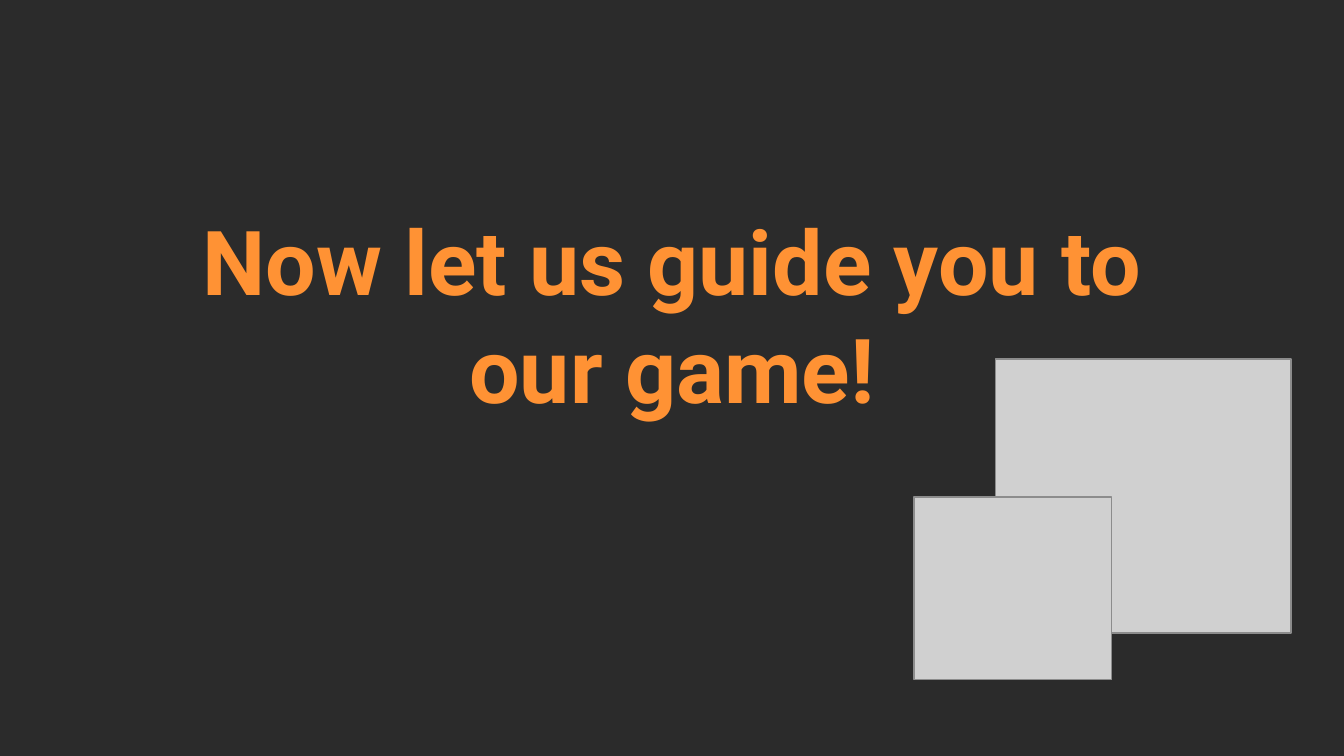
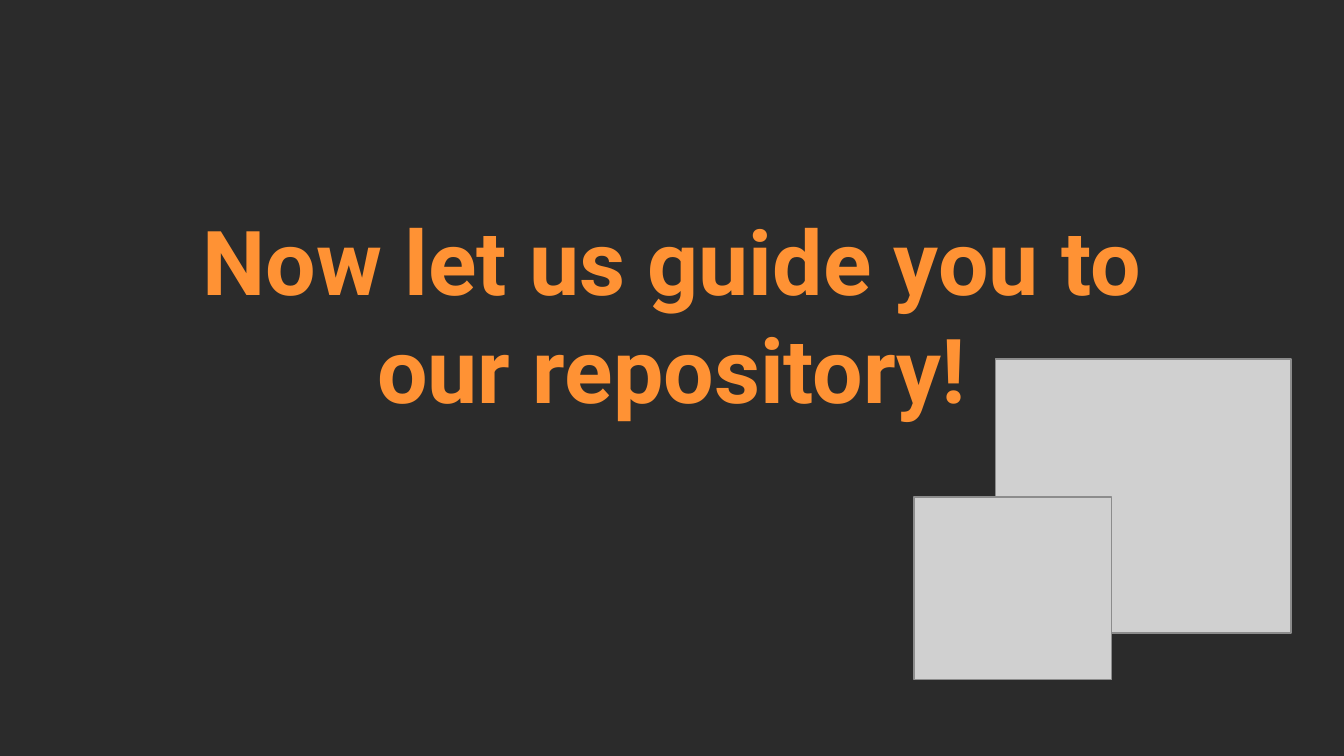
Before and after one commit to INNedkova21/cowsers, a slide deck: slide 7 of documents/Presentation.pptx. Drawn at 1344x756 pixels with LibreOffice and Linux fonts; fonts in the diff are those of the drawing; grey boxes stand for pictures; background and template pictures are left out; a plain dark background stands for a picture behind light text. Boxes give left, top, right and bottom in pixels: in the first picture for what was removed or moved away, otherwise in the second. Text is boxed around its words. In the diff, an @@ line names an element or a change of style, - is before the commit and + after.

Commit message:
Fix presentation

```diff
--- a/documents/Presentation.pptx
+++ b/documents/Presentation.pptx
@@ title at [202, 228, 1141, 422]: text changed @@
-Now let us guide you to our game!
+Now let us guide you to our repository!
```
Also in this commit, not shown: 1 other slide changed.
